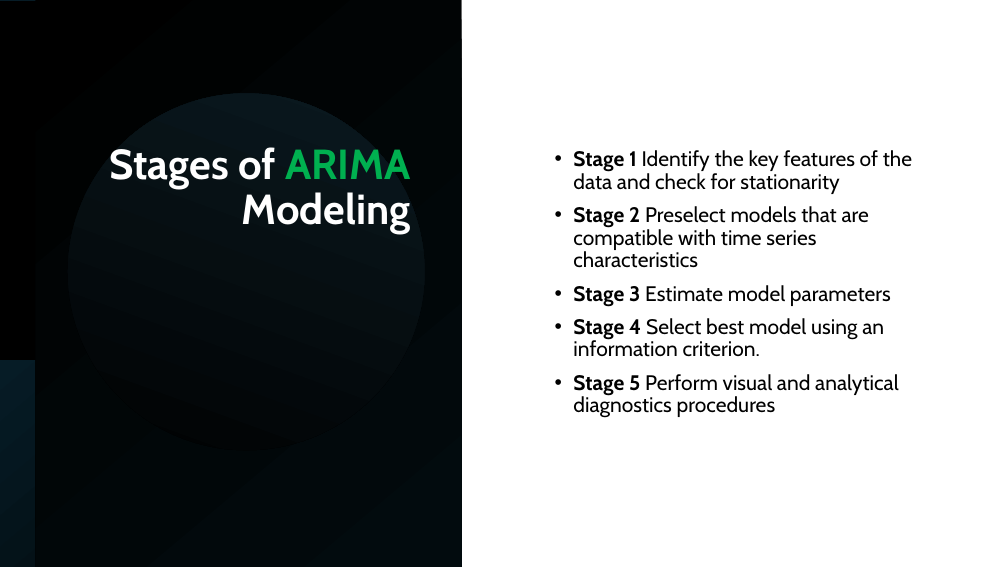
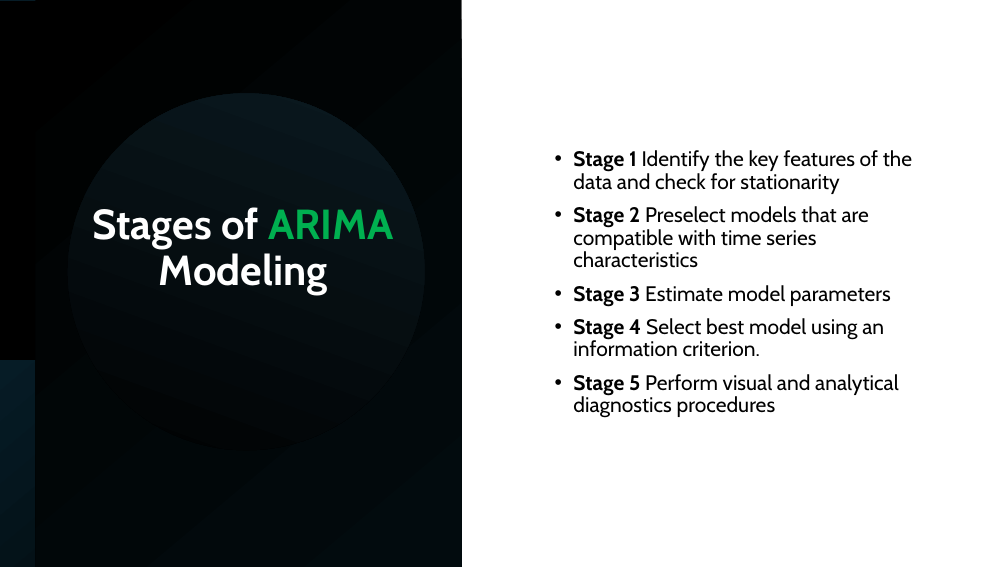
Before and after one commit to raminsdp/Energy_Production_data_repo, a slide deck: slide 1 of ARIMA.odp. Drawn at 1008x567 pixels with LibreOffice and Linux fonts; fonts in the diff are those of the drawing. Boxes give left, top, right and bottom in pixels: in the first picture for what was removed or moved away, otherwise in the second. Text is boxed around its words. In the diff, an @@ line names an element or a change of style, - is before the commit and + after.

```diff
--- a/ARIMA.odp
+++ b/ARIMA.odp
@@ text "Stages of ARIMA Modeling": place and size @@
-text "Stages of ARIMA Modeling" at <box>109,147,411,234</box>
+text "Stages of ARIMA Modeling" at <box>93,207,393,295</box>
@@ text "Stages of ARIMA Modeling" at <box>93,207,393,295</box>: alignment right to centre @@
```
Also in this commit, not shown: 4 other slides changed, 1 other file.
